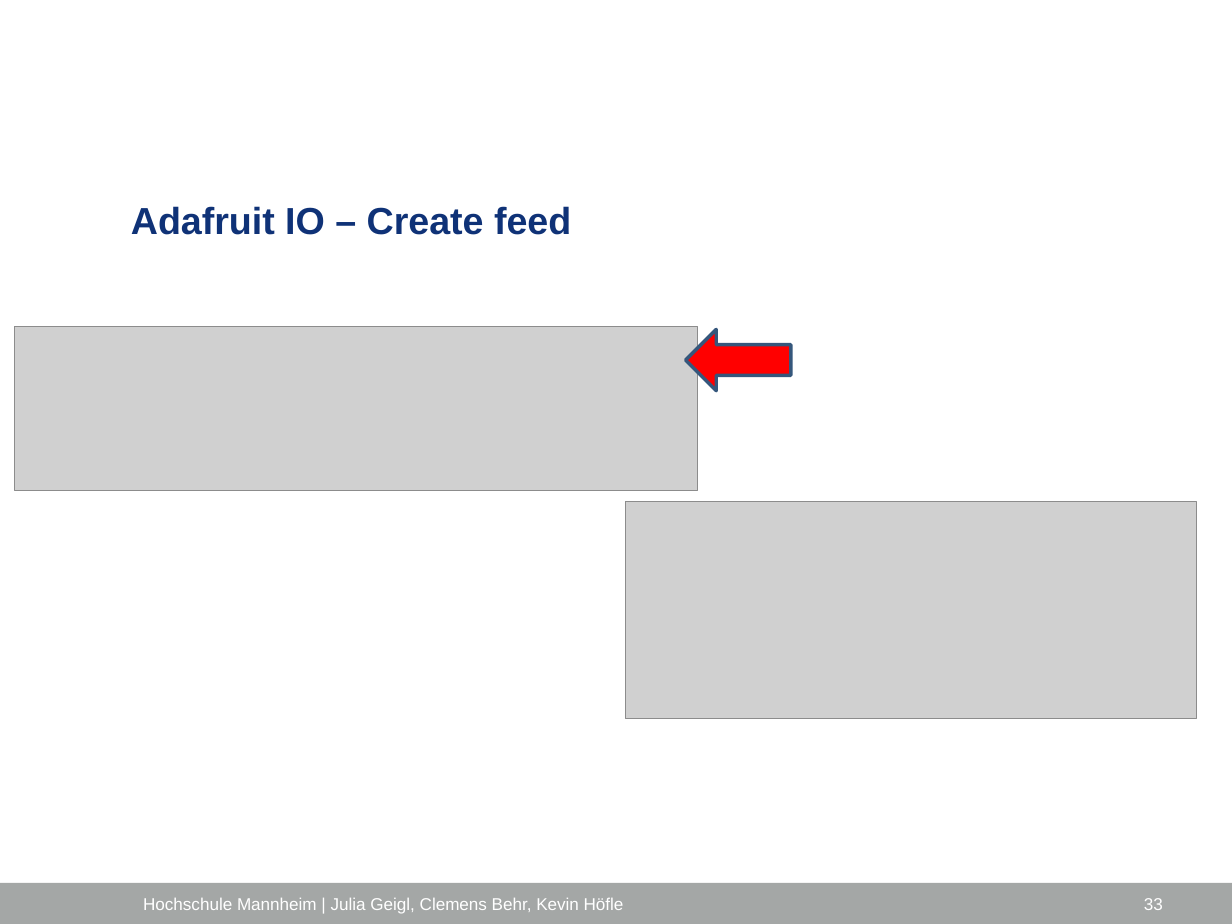
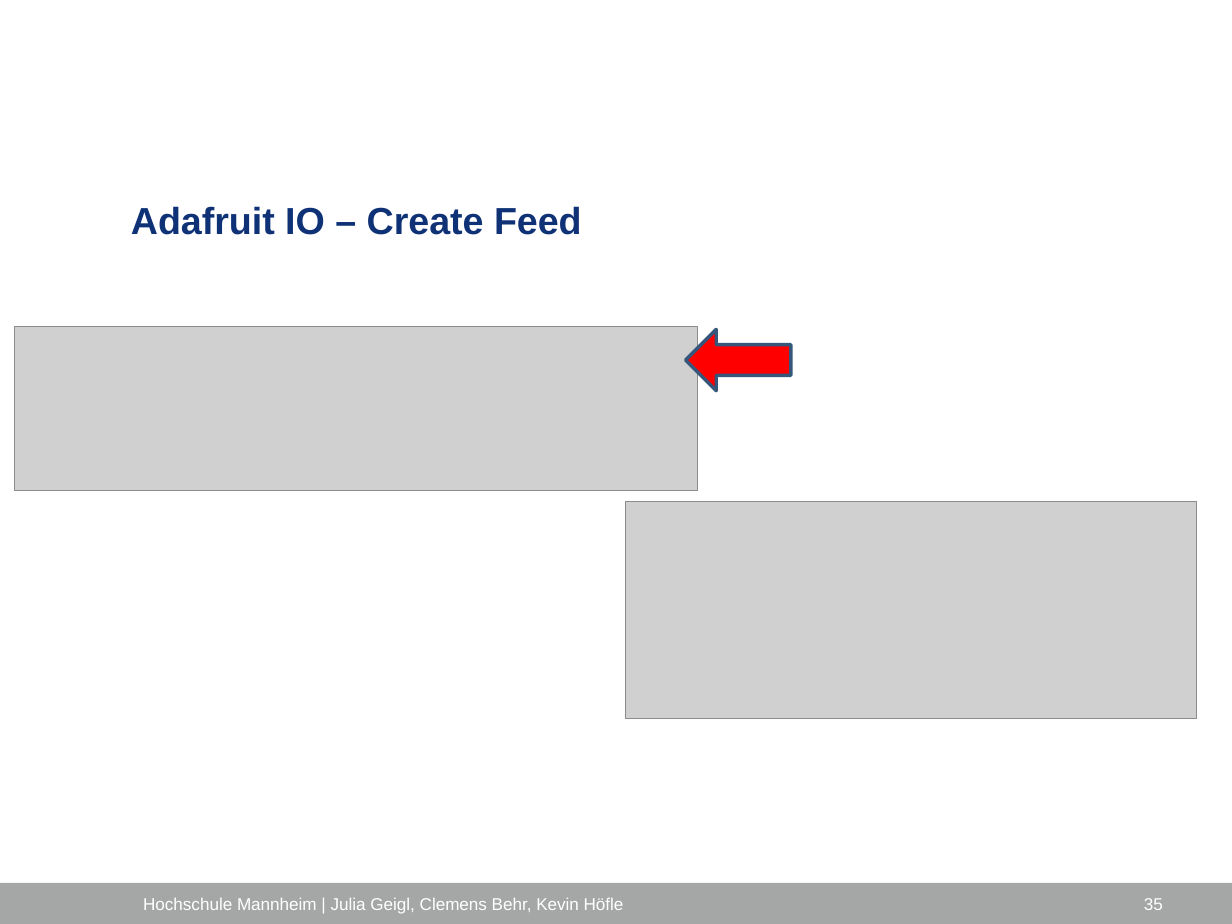
Before and after one commit to ProjektlaborEmbeddedSecurity/Presentation, a slide deck: slide 35 of PES_FH_VERS.pptx (slide 33 before the commit). Drawn at 1232x924 pixels with LibreOffice and Linux fonts; fonts in the diff are those of the drawing; grey boxes stand for pictures; background and template pictures are left out. Boxes give left, top, right and bottom in pixels: in the first picture for what was removed or moved away, otherwise in the second. Text is boxed around its words. In the diff, an @@ line names an element or a change of style, - is before the commit and + after.

Commit message:
Adafruit IO und IFTTT Ergänzungen

```diff
--- a/PES_FH_VERS.pptx
+++ b/PES_FH_VERS.pptx
@@ title at (131, 206, 582, 235): text changed @@
-Adafruit IO – Create feed
+Adafruit IO – Create Feed
@@ page number at (1144, 898, 1163, 910): text changed @@
-33
+35
```
Also in this commit, not shown: 6 other slides changed, 9 slides added.
